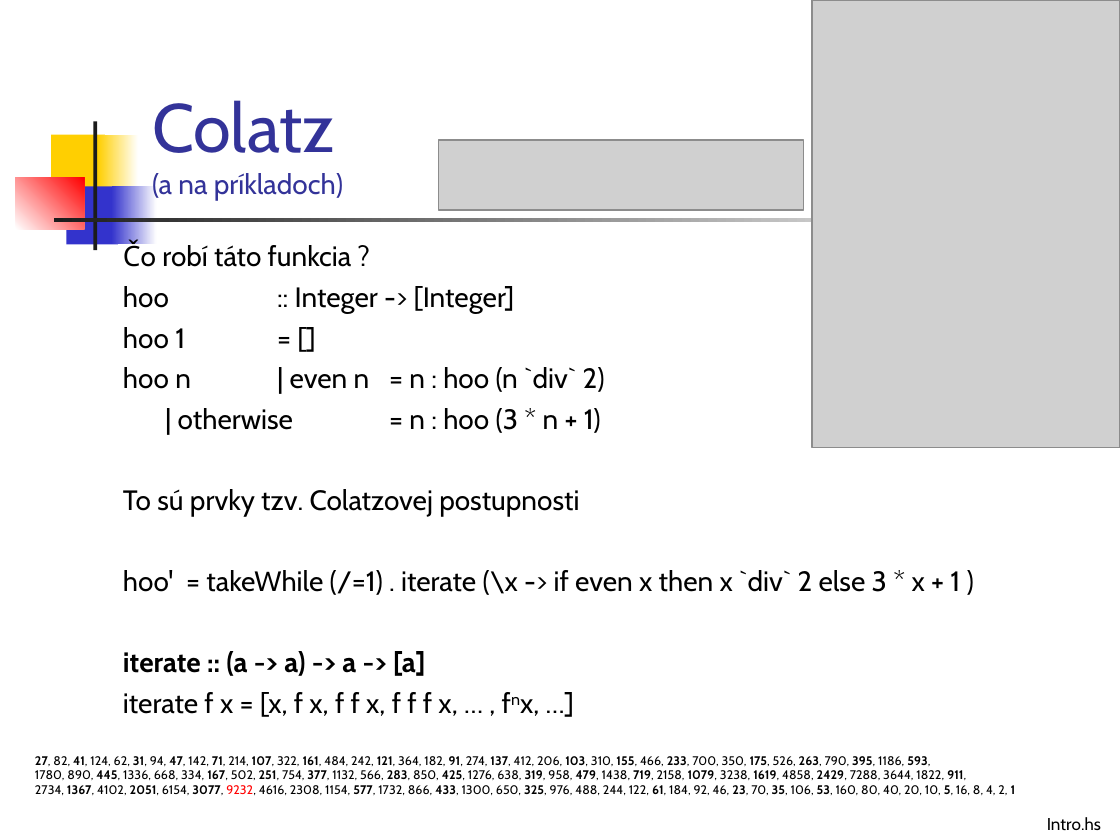
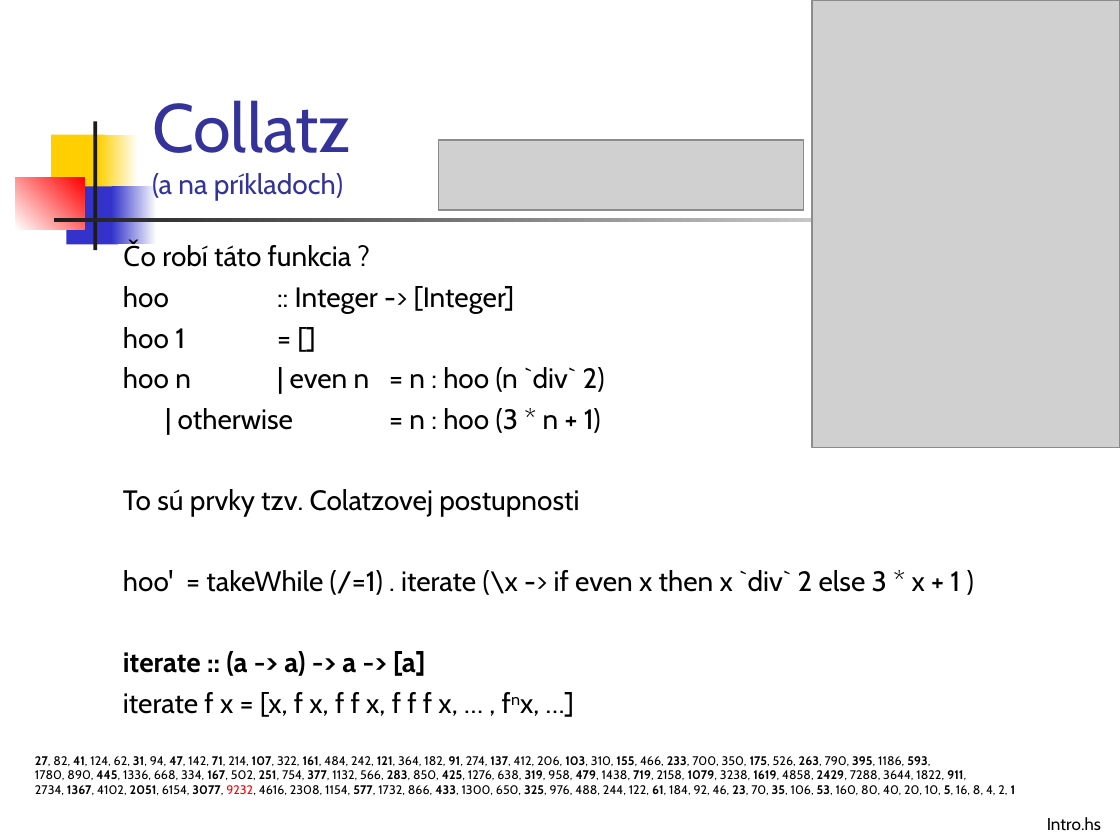
Before and after one commit to Funkcionalne/Prednasky, a slide deck: slide 8 of 03/03_fpro.ppt (slide 9 before the commit). Drawn at 1120x840 pixels with LibreOffice and Linux fonts; fonts in the diff are those of the drawing; grey boxes stand for pictures. Boxes give left, top, right and bottom in pixels: in the first picture for what was removed or moved away, otherwise in the second. Text is boxed around its words. In the diff, an @@ line names an element or a change of style, - is before the commit and + after.

```diff
--- a/03/03_fpro.ppt
+++ b/03/03_fpro.ppt
@@ title at <box>152,100,351,200</box>: text changed @@
-Colatz
-(a na príkladoch)
+Collatz
+(a na príkladoch)
```
Also in this commit, not shown: 4 other slides changed, 1 slide removed, 12 other files.
